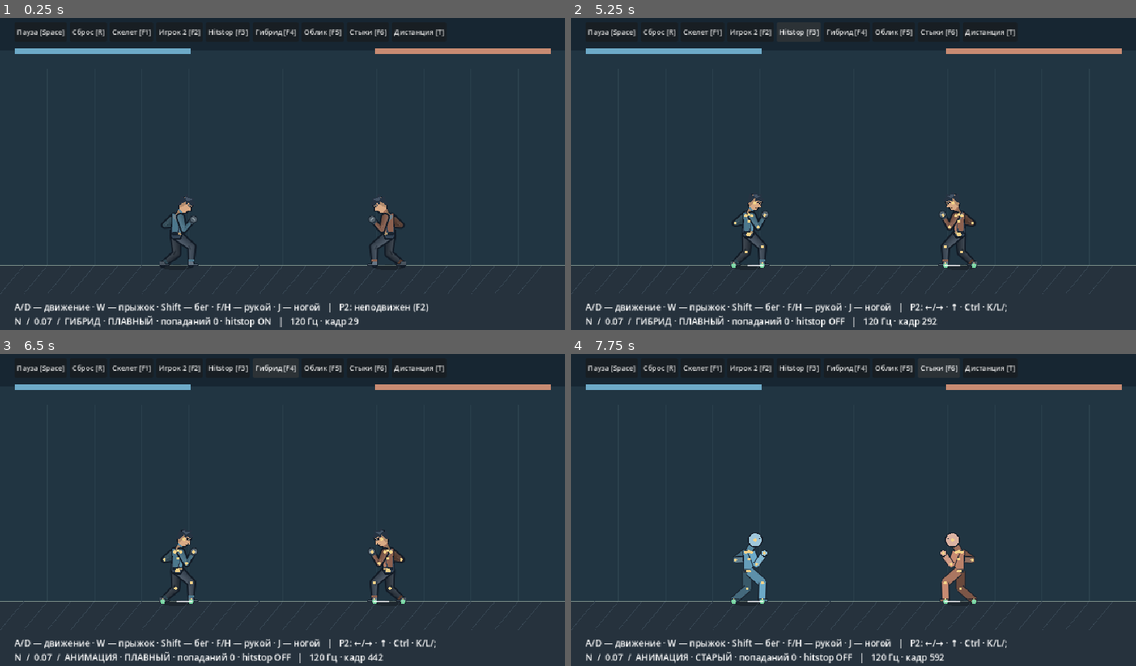
Above: before the commit, frames 1-4 (two rows, left to right).
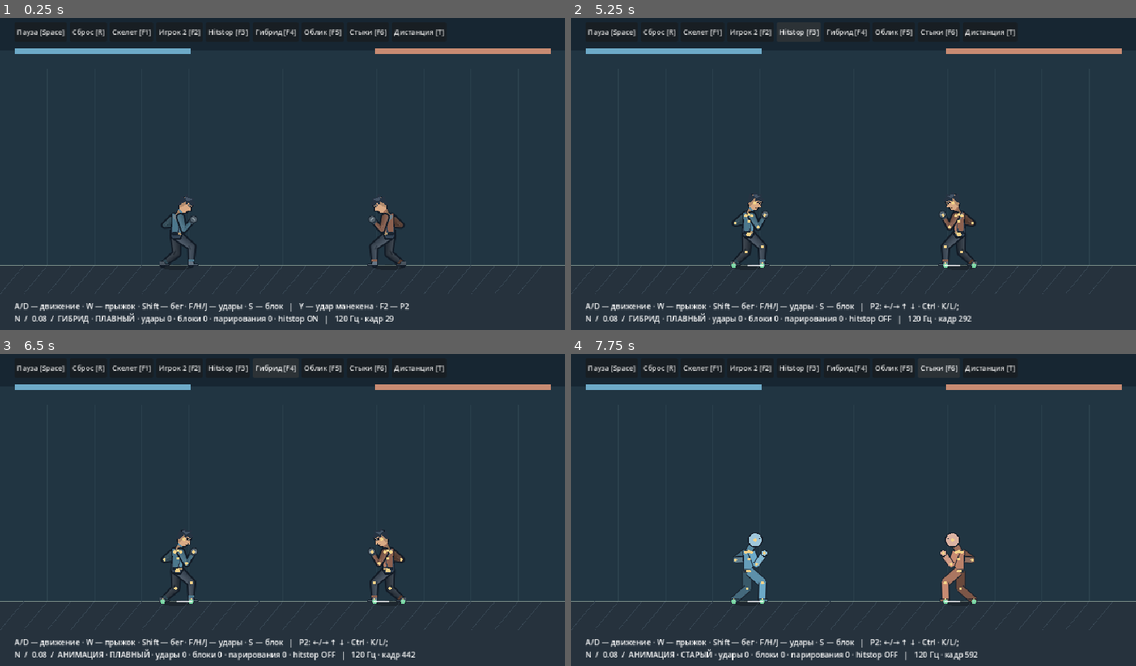
Above: after the commit, the same moments.

Repository: Mefits/Project-N
Game: Godot game, scene res://game/arena.tscn
Two runs of this game, one before a commit and one after it. Both use one fixed random seed, a clock stepped at 60 frames per second and the inputs below.
Inputs:
- Up to frame 1 (0.25 s): no input
- Up to frame 2 (5.25 s): click "Сброс [R]" at 0.5 s; click "Пауза [Space]" at 1.25 s; click "Сброс [R]" at 2 s; click "Пуск [Space]" at 2.75 s; click "Скелет [F1]" at 3.5 s; click "Игрок 2 [F2]" at 4.25 s; click "Hitstop [F3]" at 5 s
- Up to frame 3 (6.5 s): click "Гибрид [F4]" at 5.75 s
- Up to frame 4 (7.75 s): click "Облик [F5]" at 6.5 s; click "Стыки [F6]" at 7.25 s

The runs differ from the first frame. In frame 1, 2.4% of the frame differs, in the area x 2-76%, y 91-100%; in frame 2, 2.3%; in frame 3, 2.4%, in the area x 2-78%, y 91-100%; in frame 4, 2.4%.

Commit message:
N 0.08: basic frontal guard, timed parry and manual counter opportunity

Diff:
--- a/game/arena.gd
+++ b/game/arena.gd
@@ -9,6 +9,7 @@
 var paused:bool=false
 var debug:bool=false
 var single_player:bool=true
+var dummy_jab:bool=false
 var hud:Label
 var toolbar:HBoxContainer
 var pause_button:Button
@@ -33,7 +34,7 @@
     toolbar.get_child(toolbar.get_child_count()-1).tooltip_text="Сброс на дистанцию 66 px. F/H/J — удары."
     hud=Label.new()
     hud.position=Vector2(24,490)
-    hud.add_theme_font_size_override("font_size",15)
+    hud.add_theme_font_size_override("font_size",13)
     add_child(hud)
     _hud()
 func _button(label:String,callback:Callable)->Button:
@@ -52,6 +53,7 @@
     var hybrid:bool=world.hybrid_enabled
     var stop:bool=world.hitstop_enabled
     world=WORLD.new()
+    dummy_jab=false
     world.hybrid_enabled=hybrid
     world.hitstop_enabled=stop
     queue_redraw()
@@ -92,16 +94,19 @@
         KEY_F5:_toggle_skin()
         KEY_F6:_toggle_smooth()
         KEY_T:_close_reset()
+        KEY_Y:
+            if single_player:dummy_jab=true
 func _held(key:Key)->bool:return Input.is_physical_key_pressed(key)
 func _physics_process(dt:float)->void:
     if paused:return
-    var left:Dictionary={"move":float(_held(KEY_D))-float(_held(KEY_A)),"jump":_held(KEY_W),"run":_held(KEY_SHIFT),"jab":_held(KEY_F),"heavy":_held(KEY_H),"kick":_held(KEY_J)}
-    var right:Dictionary={} if single_player else {"move":float(_held(KEY_RIGHT))-float(_held(KEY_LEFT)),"jump":_held(KEY_UP),"run":_held(KEY_CTRL),"jab":_held(KEY_K),"heavy":_held(KEY_L),"kick":_held(KEY_SEMICOLON)}
+    var left:Dictionary={"move":float(_held(KEY_D))-float(_held(KEY_A)),"jump":_held(KEY_W),"run":_held(KEY_SHIFT),"jab":_held(KEY_F),"heavy":_held(KEY_H),"kick":_held(KEY_J),"guard":_held(KEY_S)}
+    var right:Dictionary={"jab":dummy_jab} if single_player else {"move":float(_held(KEY_RIGHT))-float(_held(KEY_LEFT)),"jump":_held(KEY_UP),"run":_held(KEY_CTRL),"jab":_held(KEY_K),"heavy":_held(KEY_L),"kick":_held(KEY_SEMICOLON),"guard":_held(KEY_DOWN)}
+    dummy_jab=false
     world.advance(dt,left,right)
     _hud()
     queue_redraw()
 func _hud()->void:
-    hud.text="A/D — движение · W — прыжок · Shift — бег · F/H — рукой · J — ногой   |   "+("P2: неподвижен (F2)" if single_player else "P2: ←/→ · ↑ · Ctrl · K/L/;")+"\nN  /  0.07  /  "+("ГИБРИД" if world.hybrid_enabled else "АНИМАЦИЯ")+" · "+("ПЛАВНЫЙ" if smooth_skin else "СТАРЫЙ")+" · попаданий "+str(world.hits)+" · hitstop "+("ON" if world.hitstop_ …(90 unchanged characters)…
+    hud.text="A/D — движение · W — прыжок · Shift — бег · F/H/J — удары · S — блок   |   "+("Y — удар манекена · F2 — P2" if single_player else "P2: ←/→ ↑ ↓ · Ctrl · K/L/;")+"\nN  /  0.08  /  "+("ГИБРИД" if world.hybrid_enabled else "АНИМАЦИЯ")+" · "+("ПЛАВНЫЙ" if smooth_skin else "СТАРЫЙ")+" · удары "+str(world.hits)+" · блоки "+str(world.blocks)+" · парирования "+str(world.parries)+" · hitstop "+("ON" if world.hitstop_ …(90 unchanged characters)…
 func _segment(a:Vector2,b:Vector2,width:float,c:Color)->void:
     draw_line(a,b,Color("#17202b"),width+3,true)
     draw_line(a,b,c,width,true)
--- a/game/jab.gd
+++ b/game/jab.gd
@@ -1,5 +1,5 @@
 extends RefCounted
-## Three authored attacks and optional bounded spring reaction. Fixed 120 Hz.
+## Three authored attacks, basic guard/parry and bounded spring reaction. Fixed 120 Hz.
 const REACTION=preload("res://game/impact_reaction.gd")
 const KICK=preload("res://game/kick_pose.gd")
 const HEAVY_DURATION=80
@@ -38,6 +38,16 @@
     [51,1.0,1.0,-49.0,8.0,Vector2(17,5),Vector2(20,13)],
     [80,0.0,0.0,-50.0,0.0,Vector2(20,0),Vector2(7,10)]
 ]
+const PARRY_WINDOW=10
+const PARRY_STUN=36
+const PARRY_FREEZE=9
+const BLOCK_FREEZE=4
+var guard_held:bool=false
+var guard_edge:bool=false
+var guarding:bool=false
+var guard_blend:float=0
+var parry_left:int=0
+var blockstun:int=0
 var reaction=REACTION.new()
 var kind:String="jab"
 var heavy_latch:bool=false
@@ -53,7 +63,9 @@
 var connected:bool=false
 var latch:bool=false
 var queued:bool=false
-func capture(pressed:bool,heavy:bool=false,kick:bool=false)->void:
+func capture(pressed:bool,heavy:bool=false,kick:bool=false,guard:bool=false)->void:
+    if guard and not guard_held:guard_edge=true
+    guard_held=guard
     if kick and not kick_latch:
         queued=true
         queued_kind="kick"
@@ -87,6 +99,17 @@
     if age>=0:
         age+=1
         if age>=duration():age=-1
+    if blockstun>0:blockstun-=1
+    if parry_left>0:parry_left-=1
+    var eligible:bool=m.grounded and age<0 and hurt==0 and hp>0
+    guarding=eligible and (guard_held or blockstun>0)
+    if guard_edge and guarding and blockstun==0:parry_left=PARRY_WINDOW
+    guard_edge=false
+    if not guarding or not guard_held:parry_left=0
+    guard_blend=move_toward(guard_blend,1.0 if guarding else 0.0,.20)
+    if guarding:
+        queued=false
+        kick_pending=0
     if kick_pending>0:kick_pending-=1
     if not m.grounded or hurt>0 or hp<=0:kick_pending=0
     if queued and hp>0 and hurt==0 and age<0 and m.grounded:
@@ -104,11 +127,39 @@
         attacks+=1
         kick_pending=0
     queued=false
-func locked()->bool:return age>=0 or hurt>0 or hp<=0
+func locked()->bool:return age>=0 or hurt>0 or hp<=0 or blockstun>0
 func active()->bool:
     if kind=="kick":return age>=KICK.ACTIVE_FROM and age<=KICK.ACTIVE_TO and not connected
     return age>=(HEAVY_ACTIVE_FROM if kind=="heavy" else ACTIVE_FROM) and age<=(HEAVY_ACTIVE_TO if kind=="heavy" else ACTIVE_TO) and not connected
+func defense(m,source_x:float)->String:
+    if not guarding or not m.grounded or (source_x-m.pos.x)*m.facing<=0:return "hit"
+    if parry_left>0 and blockstun==0:return "parry"
+    return "block"
+func receive_block(m,direction:int,attack:Dictionary)->void:
+    parry_left=0
+    blockstun=12 if float(attack.strength)<1.5 else 20
+    m.velocity.x=float(attack.knockback)*.24*direction
+    reaction.impulse(.24,.65,float(direction*m.facing))
+func receive_parry()->void:
+    parry_left=0
+    blockstun=0
+func punish_parried(m,direction:int)->void:
+    age=-1
+    hurt=PARRY_STUN
+    hurt_total=hurt
+    hurt_heavy=false
+    queued=false
+    kick_pending=0
+    guarding=false
+    parry_left=0
+    guard_blend=0
+    m.velocity.x=24.0*direction
+    reaction.impulse(.6,.8,float(direction*m.facing))
 func receive(m,direction:int,attack:Dictionary,lever:float)->void:
+    guarding=false
+    guard_blend=0
+    parry_left=0
+    blockstun=0
     hp=maxi(0,hp-int(attack.damage))
     age=-1
     hurt=int(attack.hurt)
@@ -125,7 +176,11 @@
             # Small authored loss of balance; actual upper-body motion comes from springs.
             return {"weight":u*.55,"hip":Vector2(-2,-45 if hurt_heavy else -48),"lean":-5.0,"lead":Vector2(16,8),"rear":Vector2(6,12)}
         return {"weight":u,"hip":Vector2(-5,-44) if hurt_heavy else Vector2(-3,-47),"lean":-36.0 if hurt_heavy else -24.0,"lead":Vector2(8,19),"rear":Vector2(-6,20)}
-    if age<0:return {}
+    if age<0:
+        if guard_blend>0:
+            var recoil:float=clampf(float(blockstun)/20,0,1)
+            return {"weight":guard_blend,"hip":Vector2(-2,-48),"lean":3.0-10.0*recoil,"lead":Vector2(24,-7)+Vector2(-5,4)*recoil,"rear":Vector2(17,4)+Vector2(-4,3)*recoil}
+        return {}
     if kind=="kick":return KICK.pose(age)
     var keys:Array=HEAVY_KEYS if kind=="heavy" else KEYS
     var a:Array=keys[0]
--- a/game/world.gd
+++ b/game/world.gd
@@ -5,6 +5,9 @@
 var jab_a=J.new()
 var jab_b=J.new()
 var hits:int=0
+var blocks:int=0
+var parries:int=0
+var last_result:String=""
 var freeze:int=0
 var frozen_ticks:int=0
 var hitstop_enabled:bool=true
@@ -26,8 +29,8 @@
         tick(left,right)
         accumulator=maxf(0,accumulator-M.DT)
 func tick(left:Dictionary,right:Dictionary)->void:
-    jab_a.capture(bool(left.get("jab",false)),bool(left.get("heavy",false)),bool(left.get("kick",false)))
-    jab_b.capture(bool(right.get("jab",false)),bool(right.get("heavy",false)),bool(right.get("kick",false)))
+    jab_a.capture(bool(left.get("jab",false)),bool(left.get("heavy",false)),bool(left.get("kick",false)),bool(left.get("guard",false)))
+    jab_b.capture(bool(right.get("jab",false)),bool(right.get("heavy",false)),bool(right.get("kick",false)),bool(right.get("guard",false)))
     if freeze>0:
         freeze-=1
         frozen_ticks+=1
@@ -55,27 +58,39 @@
     var hit_b:Dictionary=_contact(b,a,jab_b,jab_a,prev_b,rig_b,rig_a)
     var profile_a:Dictionary=jab_a.profile()
     var profile_b:Dictionary=jab_b.profile()
+    # Snapshot defensive outcomes too; neither side's mutation changes the other contact.
+    var result_a:String=jab_b.defense(b,a.pos.x) if not hit_a.is_empty() else ""
+    var result_b:String=jab_a.defense(a,b.pos.x) if not hit_b.is_empty() else ""
     var pause_ticks:int=0
-    if not hit_a.is_empty():
-        jab_a.connected=true
-        last_contact=hit_a.point
-        last_lever=float(hit_a.lever)
-        jab_b.receive(b,a.facing,profile_a,last_lever)
-        pause_ticks=maxi(pause_ticks,int(profile_a.freeze))
-        hits+=1
-    if not hit_b.is_empty():
-        jab_b.connected=true
-        last_contact=hit_b.point
-        last_lever=float(hit_b.lever)
-        jab_a.receive(a,b.facing,profile_b,last_lever)
-        pause_ticks=maxi(pause_ticks,int(profile_b.freeze))
-        hits+=1
+    if not hit_a.is_empty():pause_ticks=maxi(pause_ticks,_resolve(a,b,jab_a,jab_b,hit_a,profile_a,result_a))
+    if not hit_b.is_empty():pause_ticks=maxi(pause_ticks,_resolve(b,a,jab_b,jab_a,hit_b,profile_b,result_b))
     if pause_ticks>0:
         if hitstop_enabled:freeze=pause_ticks
         # Contact frame stays visible through freeze; hurt pose starts on next tick.
     ticks+=1
 
+func _resolve(src,dst,attack,defender,contact:Dictionary,profile:Dictionary,result:String)->int:
+    attack.connected=true
+    last_contact=contact.point
+    last_lever=float(contact.lever)
+    last_result=result
+    match result:
+        "parry":
+            parries+=1
+            defender.receive_parry()
+            attack.punish_parried(src,-src.facing)
+            return J.PARRY_FREEZE
+        "block":
+            blocks+=1
+            defender.receive_block(dst,src.facing,profile)
+            return J.BLOCK_FREEZE
+        _:
+            hits+=1
+            defender.receive(dst,src.facing,profile,last_lever)
+            return int(profile.freeze)
+
 func _motor_input(input:Dictionary,j)->Dictionary:
+    if j.guarding:return {"lock_facing":true,"hurt":j.blockstun>0}
     if j.kicking():return {"lock_facing":true,"kick_support":true}
     if j.kick_pending>0:return {"settle_kick":true,"lock_facing":true}
     if not j.locked():return input
--- /dev/null
+++ b/tests/defense.gd
@@ -0,0 +1,61 @@
+extends SceneTree
+const W=preload("res://game/world.gd")
+const J=preload("res://game/jab.gd")
+const R=preload("res://game/rig.gd")
+var errors:int=0
+func _initialize()->void:call_deferred("_run")
+func check(ok:bool,msg:String)->void:
+    if not ok:errors+=1;push_error(msg)
+func close_world(gap:float=60)->RefCounted:
+    var w=W.new()
+    w.a.separate(150)
+    w.b.separate(w.a.pos.x+gap-w.b.pos.x)
+    w.rig_a.sample(w.a)
+    w.rig_b.sample(w.b)
+    return w
+func _run()->void:
+    for mode in ["jab","heavy","kick"]:
+        var w=close_world()
+        for i in range(130):
+            w.tick({mode:i==25},{"guard":true})
+            var p:Dictionary=w.rig_b.points
+            for side in ["near","far"]:
+                check(absf(p["shoulder_"+side].distance_to(p["elbow_"+side])-R.UPPER_ARM)<.001,"Guard arm length")
+                check(absf(p["elbow_"+side].distance_to(p["hand_"+side])-R.LOWER_ARM)<.001,"Guard forearm length")
+        check(w.blocks==1 and w.parries==0 and w.hits==0 and w.jab_b.hp==100,"Held block "+mode)
+        check(w.frozen_ticks==J.BLOCK_FREEZE,"Block hitstop")
+    var p=close_world()
+    for i in range(100):
+        p.tick({"jab":i==0},{"guard":i>=9 and i<21})
+        if p.parries==1:
+            check(p.jab_a.hurt>0 and p.jab_a.age<0,"Parry interrupts attacker")
+            break
+    check(p.parries==1 and p.hits==0 and p.jab_b.hp==100,"Timed parry")
+    # Release guard, counter during the stagger. Hitstop accepts input but freezes age.
+    for i in range(100):p.tick({},{"jab":i==1})
+    check(p.hits==1 and p.jab_a.hp==90,"Parry counterattack")
+    var mirror=close_world()
+    for i in range(90):mirror.tick({"guard":i>=9},{"jab":i==0})
+    check(mirror.parries==1 and mirror.jab_a.hp==100,"Mirror parry")
+    var early=close_world()
+    for i in range(100):early.tick({"jab":i==25},{"guard":true})
+    check(early.blocks==1 and early.parries==0,"Held guard cannot retrigger parry")
+    var late=close_world()
+    for i in range(100):late.tick({"jab":i==0},{"guard":i>=25})
+    check(late.hits==1 and late.parries==0 and late.blocks==0,"Late guard fails")
+    var air=close_world()
+    air.tick({},{"jump":true})
+    air.tick({},{"guard":true})
+    check(not air.jab_b.guarding,"No air guard in this milestone")
+    var back=close_world()
+    back.tick({},{"guard":true})
+    check(back.jab_b.defense(back.b,back.b.pos.x+20)=="hit","No rear defense")
+    var attacking=close_world()
+    for i in range(8):attacking.tick({"heavy":i==0},{})
+    attacking.tick({"guard":true},{})
+    check(not attacking.jab_a.guarding and attacking.jab_a.age>=0,"No guard cancel mid attack")
+    var whiff=close_world(160)
+    for i in range(90):whiff.tick({"jab":i==0},{"guard":i>=9})
+    check(whiff.hits==0 and whiff.blocks==0 and whiff.parries==0 and whiff.frozen_ticks==0,"No defense event without contact")
+    print("N defense failures: ",errors)
+    quit(0 if errors==0 else 1)
--- a/tests/skin.gd
+++ b/tests/skin.gd
@@ -26,7 +26,7 @@
         var b:=k+Vector2.from_angle(deg_to_rad(angle))*23
         verify(a,k,b,Vector3(6.7,5,3.8))
         verify(-a,-k,-b,Vector3(6.7,5,3.8))
-    for mode in ["walk","run","jump","jab","heavy","kick","back"]:
+    for mode in ["walk","run","jump","jab","heavy","kick","back","guard"]:
         var w=W.new()
         if mode in ["jab","heavy","kick"]:
             w.a.separate(150)
@@ -35,7 +35,7 @@
             w.rig_b.sample(w.b)
         for i in range(160):
             var input:Dictionary={"move":1 if mode in ["walk","run"] and i<100 else (-1 if mode=="back" and i<100 else 0),"run":mode=="run","jump":mode=="jump" and i==5,"jab":mode=="jab" and i==5,"heavy":mode=="heavy" and i==5,"kick":mode=="kick" and i==5}
-            w.tick(input,{})
+            w.tick(input,{"guard":mode=="guard"})
             check_rig(w.rig_a)
             check_rig(w.rig_b)
     print("N skin contours checked: ",checked,"; failures: ",errors)
--- a/tests/visual.gd
+++ b/tests/visual.gd
@@ -56,6 +56,30 @@
         scene.queue_redraw()
         await capture(name+"/frame_%03d"%frame)
     if scene.world.hits!=(1 if hit else 0):push_error("Kick capture contact mismatch "+name);quit(1)
+func defense_sequence(scene,name:String,parry:bool)->void:
+    scene.world=W.new()
+    scene.world.a.separate(150)
+    scene.world.b.separate(scene.world.a.pos.x+60-scene.world.b.pos.x)
+    scene.world.rig_a.sample(scene.world.a)
+    scene.world.rig_b.sample(scene.world.b)
+    scene.debug=false
+    DirAccess.make_dir_recursive_absolute("res://reports/"+name)
+    var counter_sent:bool=false
+    for frame in range(52):
+        for i in range(4):
+            var n:int=frame*4+i
+            var left:Dictionary={"jab":n==24}
+            var right:Dictionary={"guard":n>= (33 if parry else 0) and not counter_sent}
+            if parry and scene.world.parries==1 and not counter_sent and scene.world.freeze==0:
+                right={"jab":true}
+                counter_sent=true
+            scene.world.tick(left,right)
+        scene._hud()
+        scene.queue_redraw()
+        await capture(name+"/frame_%03d"%frame)
+    if parry:
+        if scene.world.parries!=1 or scene.world.hits!=1:push_error("Parry capture mismatch");quit(1)
+    elif scene.world.blocks!=1 or scene.world.hits!=0:push_error("Block capture mismatch");quit(1)
 func check_skin(scene,state:Dictionary,tick0:int)->void:
     if scene.world.ticks!=tick0 or scene.world.rig_a.points!=state:
         push_error("Skin altered simulation")
@@ -114,6 +138,8 @@
     await kick_sequence(scene,"kick_hit",true)
     await kick_sequence(scene,"kick_miss",false)
     await kick_sequence(scene,"kick_mirror",true,true)
+    await defense_sequence(scene,"block",false)
+    await defense_sequence(scene,"parry_counter",true)
     var state:Dictionary=scene.world.rig_a.points.duplicate(true)
     var tick0:int=scene.world.ticks
     scene._toggle_skin()
Not shown, changed: docs/CHECKPOINT.md
Not shown, changed: docs/PLAN.md
